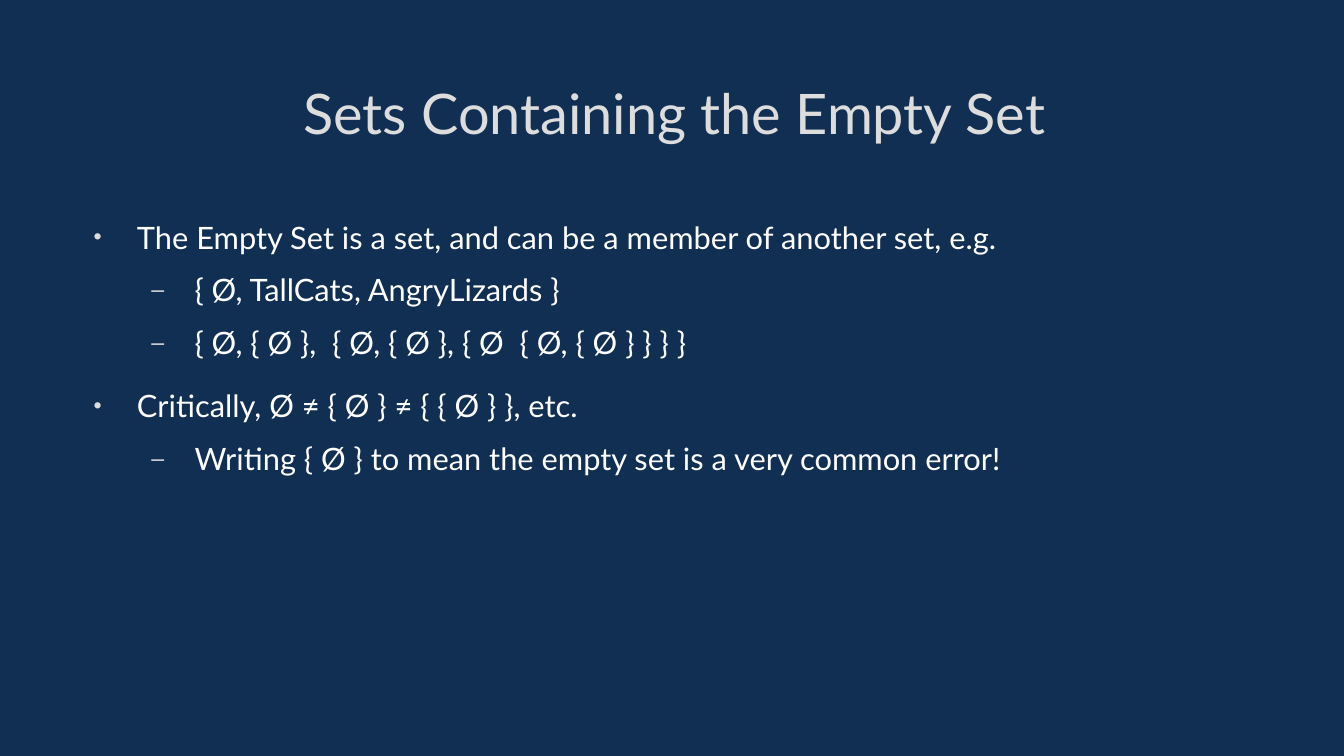
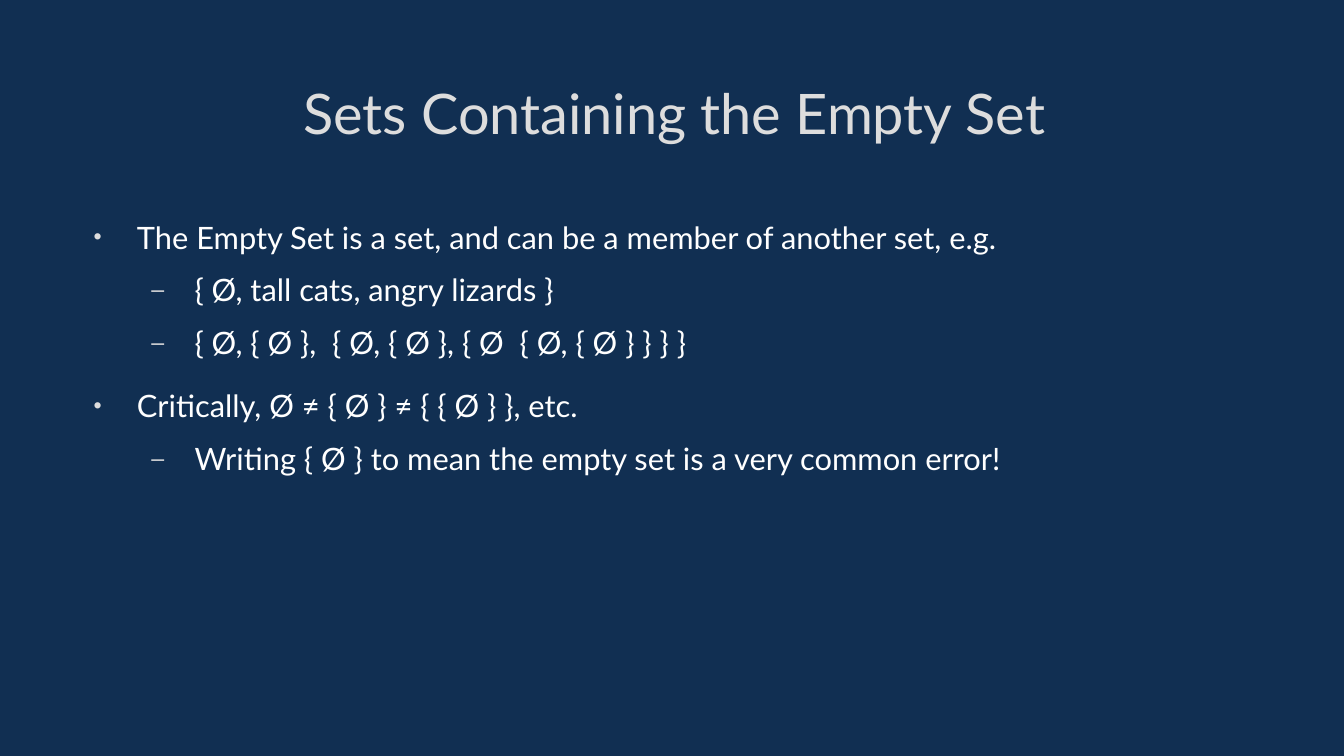
Before and after one commit to davidgundry/maths22-23, a slide deck: slide 20 of slides/maths-6-set-theory.odp (slide 21 before the commit). Drawn at 1344x756 pixels with LibreOffice and Linux fonts; fonts in the diff are those of the drawing. Boxes give left, top, right and bottom in pixels: in the first picture for what was removed or moved away, otherwise in the second. Text is boxed around its words. In the diff, an @@ line names an element or a change of style, - is before the commit and + after.

```diff
--- a/slides/maths-6-set-theory.odp
+++ b/slides/maths-6-set-theory.odp
@@ text at (212, 278, 536, 307): text changed @@
-  – { Ø, TallCats, AngryLizards }
+  – { Ø, tall cats, angry lizards }
```
Also in this commit, not shown: 35 other slides changed, 1 slide added, 2 slides removed, 7 other files.
